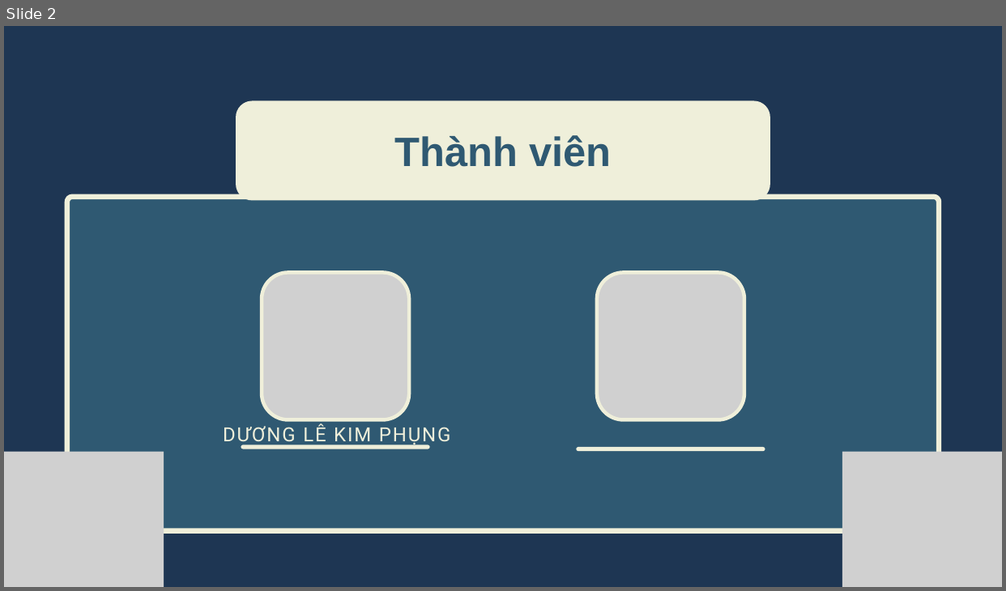
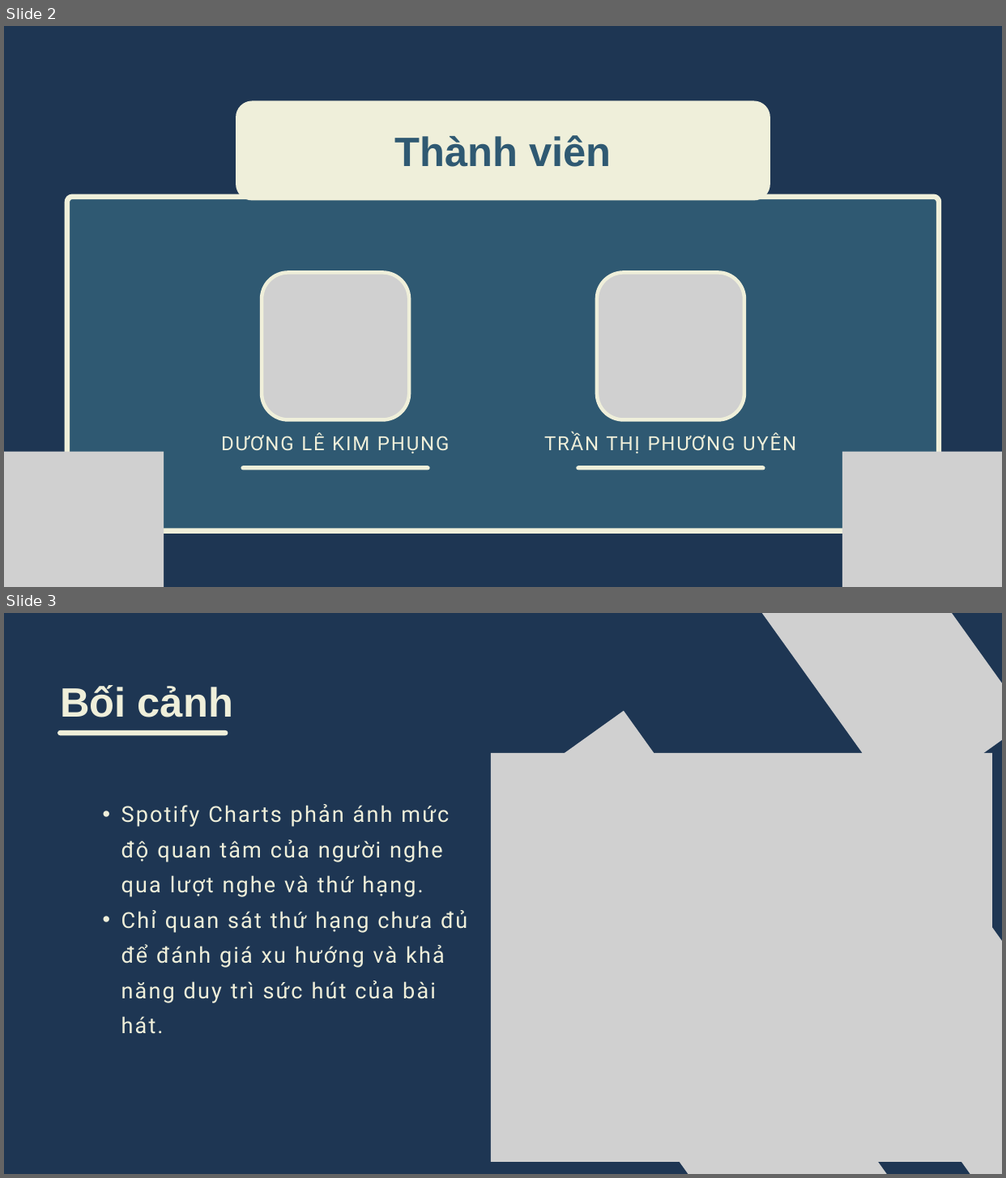
Before and after one commit to kimphungduongle9-debug/spotify-vn-trend-analysis, a slide deck: slides/Slide_Phan_tich_Spotify.pptx. Shown one above the other, each under a label of ours: slide 2 before the commit, slides 2 and 3 after it. The pictures are 1006x591 and 1006x1178 pixels, drawn with LibreOffice and Linux fonts; fonts in the diff are those of the drawing; grey boxes stand for pictures. Boxes give left, top, right and bottom in pixels: in the first picture for what was removed or moved away, otherwise in the second. Text is boxed around its words. In the diff, an @@ line names an element or a change of style, - is before the commit and + after.

```diff
--- a/slides/Slide_Phan_tich_Spotify.pptx
+++ b/slides/Slide_Phan_tich_Spotify.pptx
@@ slide 3 added at [4, 613, 1002, 1174], background #1E3653 @@
@@ picture added at [651, 613, 1002, 811] @@
@@ text added at [60, 685, 233, 717], 59.2 pt, text #EFEFDA, bold @@
+Bối cảnh
@@ line added from (60, 733) to (226, 733), #EFEFDA 7.5 pt @@
@@ picture added at [533, 711, 806, 1030] @@
@@ picture added at [491, 753, 992, 1162] @@
@@ picture added at [738, 756, 1002, 1174] @@
@@ text added at [121, 804, 467, 1034], 31.8 pt, text #EFEFDA @@
+  • Spotify Charts phản ánh mức độ quan tâm của người nghe qua lượt nghe và thứ hạng.
+  • Chỉ quan sát thứ hạng chưa đủ để đánh giá xu hướng và khả năng duy trì sức hút của bài hát.
@@ picture added at [633, 1004, 1002, 1174] @@
@@ slide 2 changed as well @@
@@ text "DƯƠNG LÊ KIM PHỤNG": place and size @@
-text "DƯƠNG LÊ KIM PHỤNG" at [223, 424, 451, 446]
+text "DƯƠNG LÊ KIM PHỤNG" at [221, 433, 450, 454]
@@ text added at [544, 433, 796, 454], 28.1 pt, text #EFEFDA @@
+TRẦN THỊ PHƯƠNG UYÊN
@@ line moved from (243, 447) - (428, 447) to (243, 468) - (428, 468) @@
@@ line moved from (578, 449) - (763, 449) to (578, 468) - (763, 468) @@
```
Also in this commit, not shown: 1 other slide changed, 16 other slides added, 9 slides removed, 1 other file.
